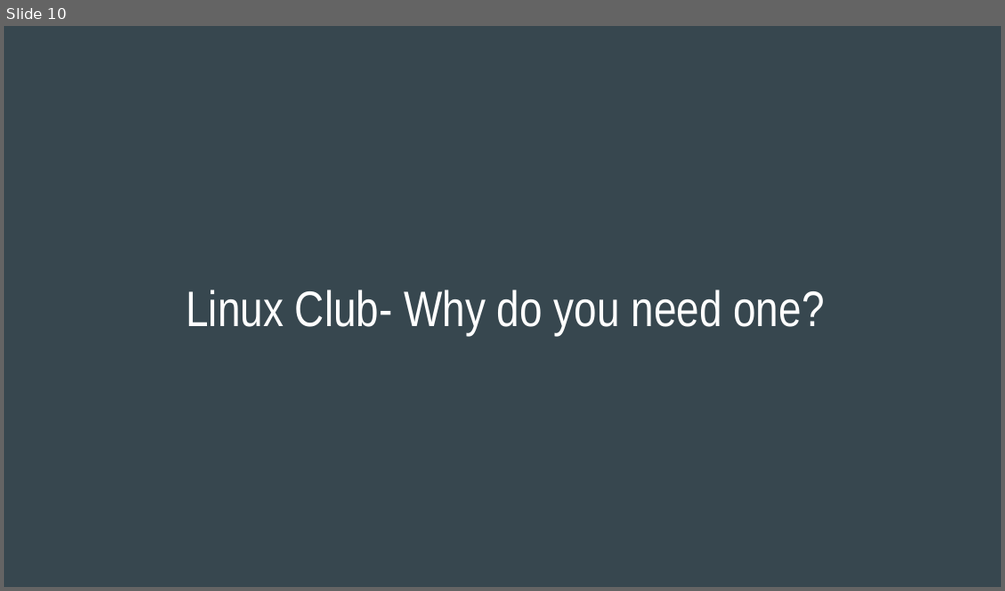
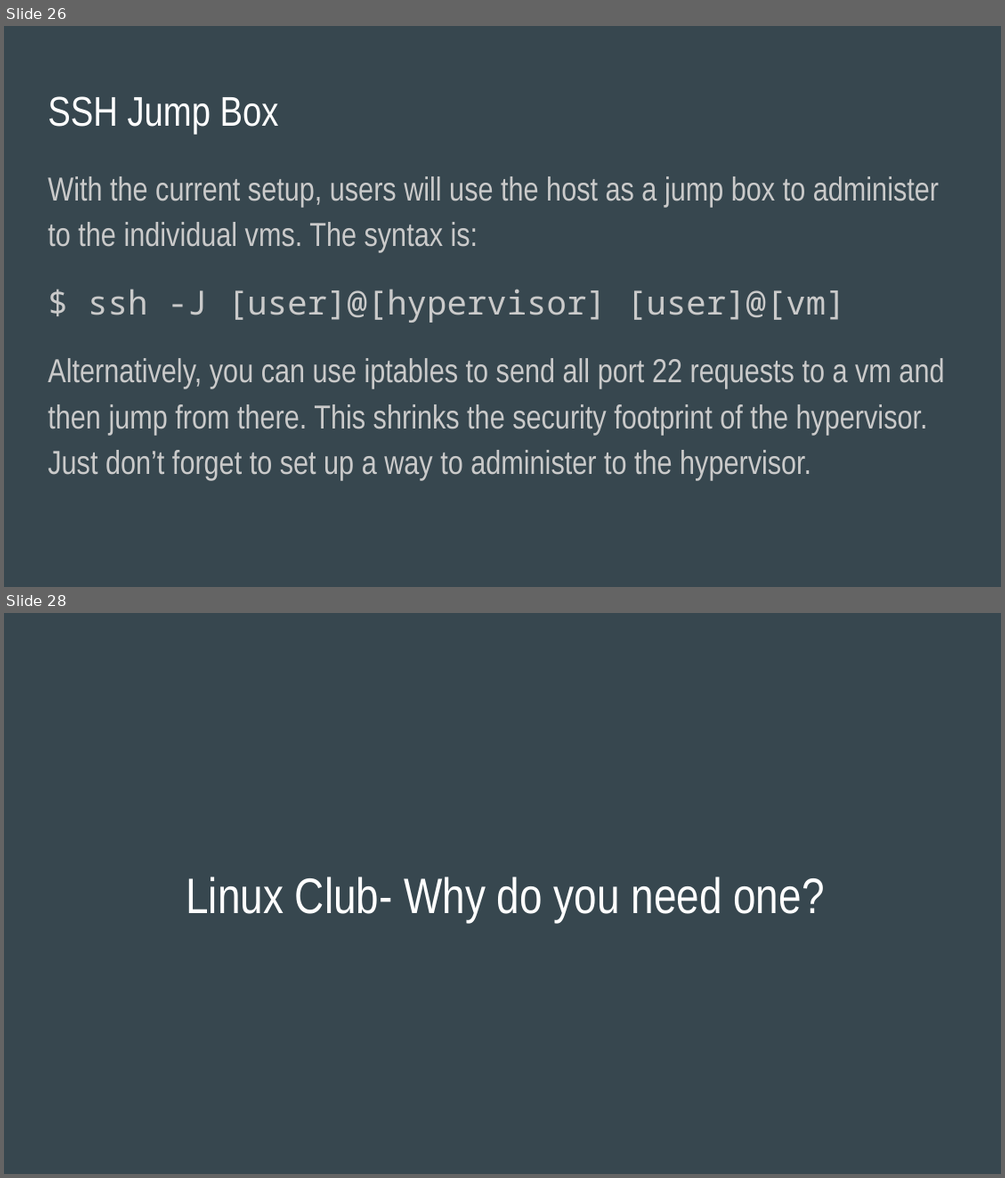
Before and after one commit to phat-sumo/everyone-can-be-root, a slide deck: everyone-can-be-root.pptx. Shown one above the other, each under a label of ours: slide 10 before the commit, slides 26 and 28 after it; the slides between them are not shown. The pictures are 1005x591 and 1005x1178 pixels, drawn with LibreOffice and Linux fonts; fonts in the diff are those of the drawing. Boxes give left, top, right and bottom in pixels: in the first picture for what was removed or moved away, otherwise in the second. Text is boxed around its words. In the diff, an @@ line names an element or a change of style, - is before the commit and + after.

```diff
--- a/everyone-can-be-root.pptx
+++ b/everyone-can-be-root.pptx
@@ slide 26 added at [4, 26, 1001, 587], background #37474F @@
@@ title added at [48, 96, 279, 134], 30 pt, text #FFFFFF @@
+SSH Jump Box
@@ text added at [48, 176, 944, 480], 24 pt, text #CACACA @@
+With the current setup, users will use the host as a jump box to administer to the individual vms. The syntax is:
+$ ssh -J [user]@[hypervisor] [user]@[vm]
+Alternatively, you can use iptables to send all port 22 requests to a vm and then jump from there. This shrinks the security footprint of the hypervisor. Just don’t forget to set up a way to administer to the hypervisor.
@@ what was slide 10 is now slide 28 @@
```
Also in this commit, not shown: 2 slides changed, 17 other slides added, 5 other files.
